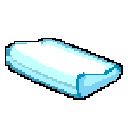
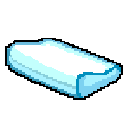
Layers edited between the first and the second 128 × 128 image:
painted on "Layer 2" over [6, 40, 118, 95]
